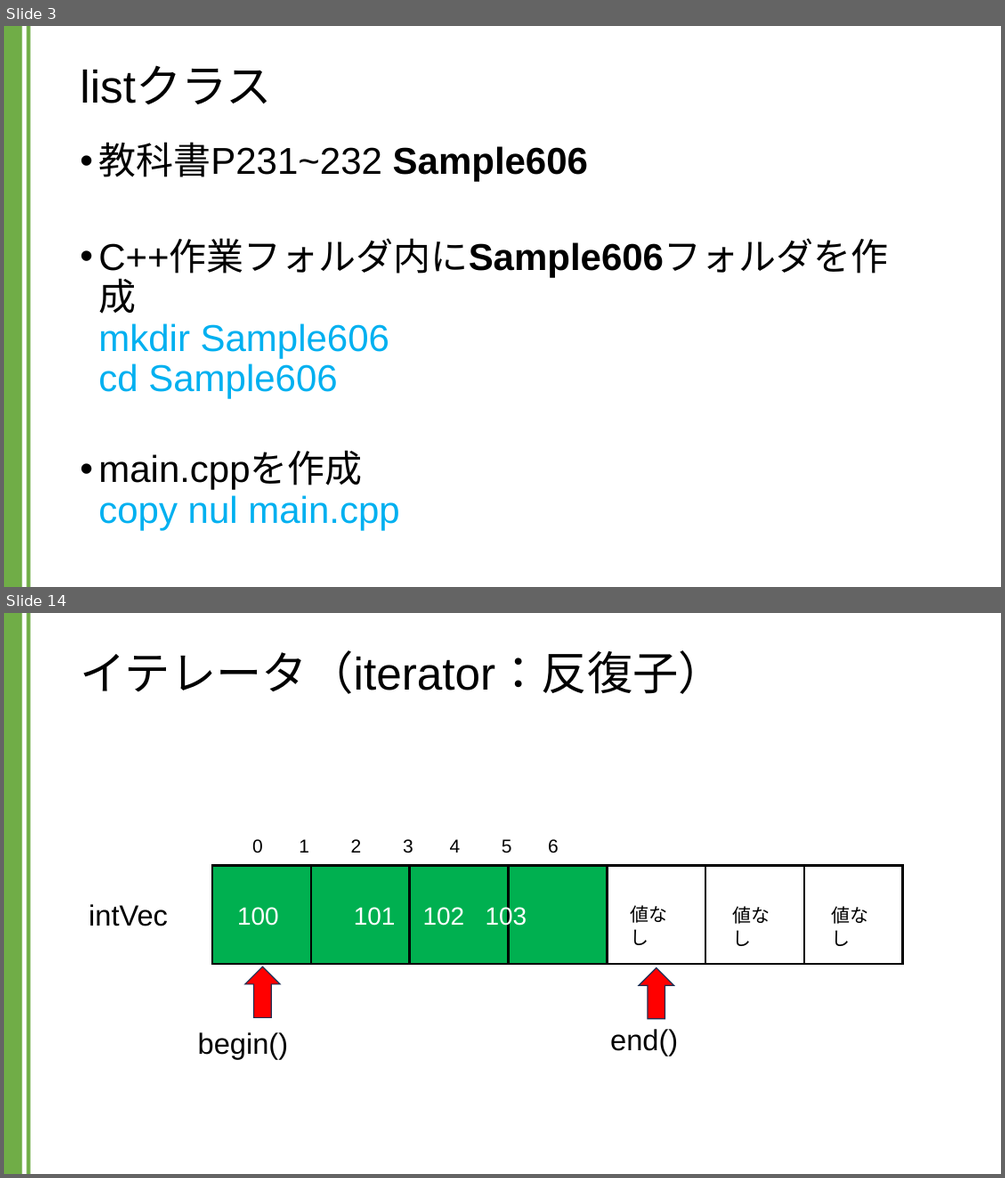
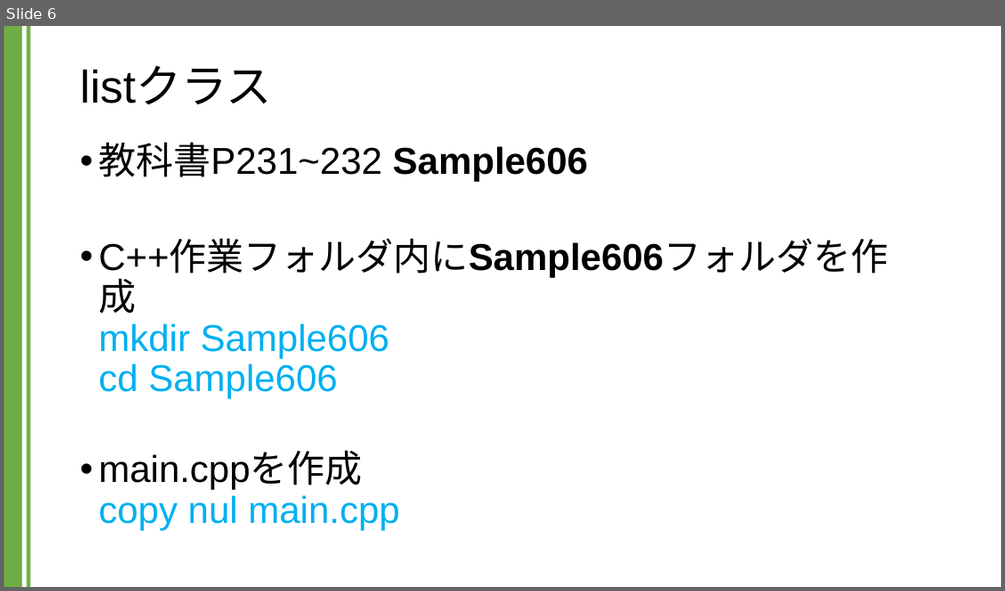
Before and after one commit to kic-murata/cpp2024, a slide deck: 授業資料/講義資料：Listクラス.pptx. Shown one above the other, each under a label of ours: slides 3 and 14 before the commit, slide 6 after it; the slides between them are not shown. The pictures are 1005x1178 and 1005x591 pixels, drawn with LibreOffice and Linux fonts; fonts in the diff are those of the drawing. Boxes give left, top, right and bottom in pixels: in the first picture for what was removed or moved away, otherwise in the second. Text is boxed around its words. In the diff, an @@ line names an element or a change of style, - is before the commit and + after.

```diff
--- a/授業資料/講義資料：Listクラス.pptx
+++ b/授業資料/講義資料：Listクラス.pptx
@@ slide 14 removed at [4, 613, 1001, 1174], background #FFFFFF; not listed: 2 template elements that a slide beside it also shows @@
@@ title removed at [80, 650, 724, 694] @@
-イテレータ（iterator：反復子）
@@ text removed at [252, 839, 558, 853] @@
-0 1 2 3 4 5 6
@@ rectangle removed at [212, 865, 311, 964] @@
@@ rectangle removed at [311, 865, 410, 964] @@
@@ rectangle removed at [410, 865, 509, 964] @@
@@ rectangle removed at [508, 865, 607, 964] @@
@@ rectangle removed at [607, 865, 705, 964] @@
@@ rectangle removed at [705, 865, 804, 964] @@
@@ rectangle removed at [804, 865, 903, 964] @@
@@ text removed at [89, 904, 168, 926] @@
-intVec
@@ text removed at [237, 905, 527, 929] @@
-100 101 102 103
@@ text removed at [631, 905, 668, 945] @@
-値なし
@@ text removed at [733, 906, 770, 946] @@
-値なし
@@ text removed at [831, 906, 868, 946] @@
-値なし
@@ down arrow removed at [245, 966, 280, 1018] @@
@@ down arrow removed at [639, 968, 674, 1019] @@
@@ text removed at [198, 1032, 289, 1059] @@
-begin()
@@ text removed at [610, 1029, 678, 1055] @@
-end()
@@ what was slide 3 is now slide 6 @@
```
Also in this commit, not shown: 2 slides changed, 9 slides added, 16 other slides removed, 1 other file.
